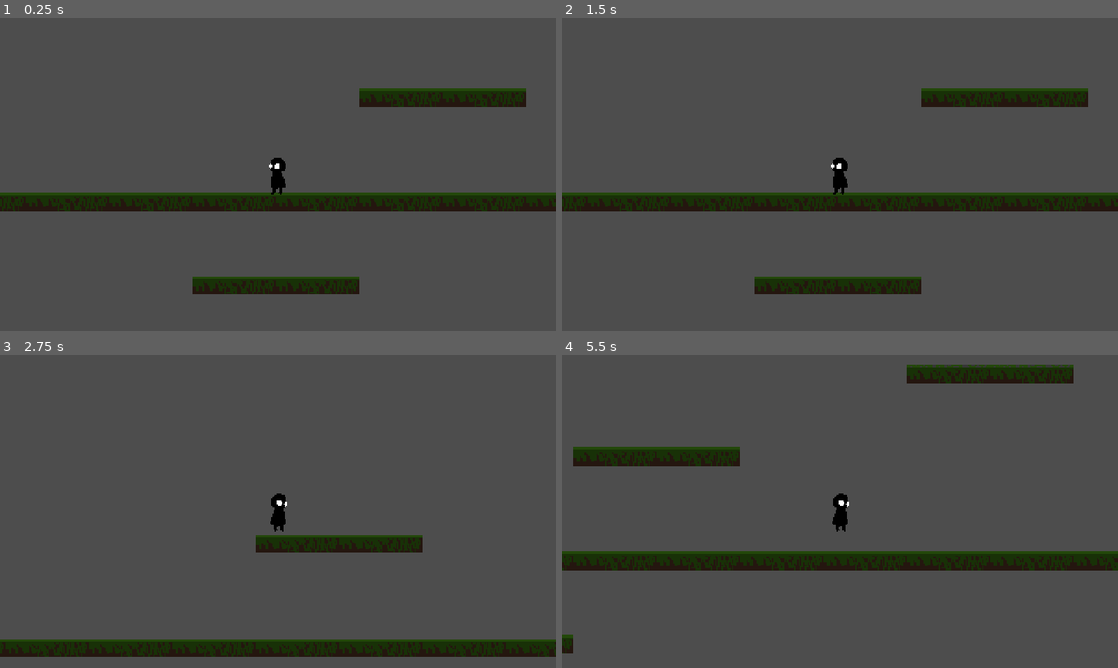
Above: before the commit, frames 1-4 (two rows, left to right).
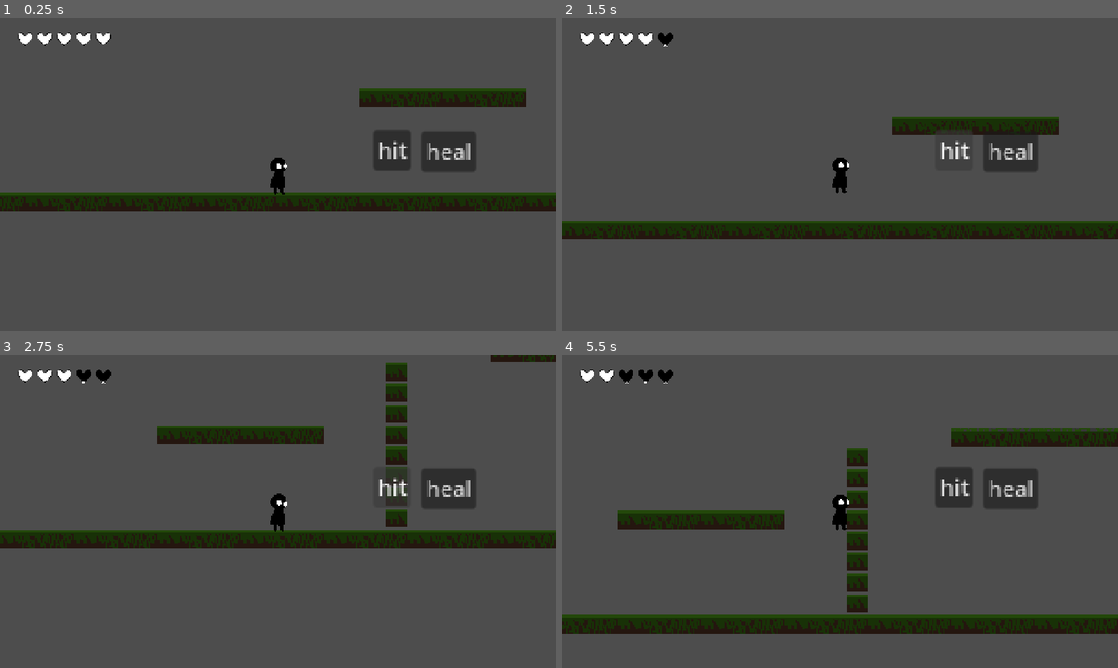
Above: after the commit, the same moments.

Repository: RayTK09/justAnotherMetroidvania
Game: Godot game, scene res://Scenes/start.tscn
Two runs of this game, one before a commit and one after it. Both use one fixed random seed, a clock stepped at 60 frames per second and the inputs below. The engine's default icon, where the game draws it, is replaced by a stand-in: a white triangle on a blue panel in a dark square.
Inputs (mouse positions are in pixels of both pictures, inside the frame that each line leads up to):
- Up to frame 1 (0.25 s): no input
- Up to frame 2 (1.5 s): click (1012, 152) at 0.5 s, where only the run after the commit has a clickable "heal"; click (956, 149) at 1.25 s, where only the run after the commit has a clickable "hit"
- Up to frame 3 (2.75 s): tap Enter at 2 s; move the mouse to (400, 495) at 2.02 s; hold D (Right) from 2.03 s (still down); tap Z (Swing) at 2.1 s; click (400, 495) at 2.17 s; tap Space (Jump) at 2.27 s
- Up to frame 4 (5.5 s): move the mouse to (728, 527) at 2.77 s; tap Alt at 2.85, 5.1 s; tap Space (Jump) at 3.02, 4.52, 5.27 s; move the mouse to (895, 442) at 3.52 s; release D (Right) at 3.53 s; hold A (Left) 3.53-4.28 s; tap Shift at 3.6 s; move the mouse to (812, 574) at 4.27 s; hold D (Right) from 4.28 s (still down); tap Z (Swing) at 4.35 s; click (812, 574) at 4.42 s; move the mouse to (1006, 558) at 5.02 s

The runs differ from the first frame. In frame 1, 4.0% of the frame differs, in the area x 3-86%, y 4-89%; in frame 2, 19%; in frame 3, 16%; in frame 4, 23%, in the area x 0-100%, y 3-96%.

Commit message:
Health system and wall jumps
added a health system and wall jumps. Things are looking alright so far, but there is still enemy combat to work on and levels.

Diff:
--- /dev/null
+++ b/Scenes/health.gd
@@ -0,0 +1,28 @@
+extends Node2D
+
+@onready var health = $"..".health
+@onready var hearts = [$heart1, $heart2, $heart3, $heart4, $heart5]
+var heartAlive = "res://Sprites/playerSprites/heart.png"
+var heartDead = "res://Sprites/playerSprites/heartBroken.png"
+var loadAlive = load("res://Sprites/playerSprites/heart.png")
+var loadDead = load("res://Sprites/playerSprites/heartBroken.png")
+
+
+func _on_player_hit() -> void:
+	hearts[health].texture = loadDead
+	health -= 1
+	if health < 0:
+		health = 0
+	#print(health)
+
+func _on_player_heal(amount: int) -> void:
+	hearts[health].texture = loadAlive
+	for i in range(health, health + amount + 1):
+		if i >= 5:
+			i = 4
+		#print(i)
+		hearts[i].texture = loadAlive
+	health += amount
+	if health >= 5:
+		health = 4
+	#print(health)
--- a/Scenes/player.tscn
+++ b/Scenes/player.tscn
@@ -6,6 +6,8 @@
 [ext_resource type="Texture2D" uid="uid://baievx2ps7clc" path="res://Sprites/playerSprites/playerDown.png" id="3_x3wgy"]
 [ext_resource type="Texture2D" uid="uid://b8h68s1dxflcv" path="res://Sprites/playerSprites/playerWalk-Sheet.png" id="4_fkybt"]
 [ext_resource type="Texture2D" uid="uid://dvd51mufittly" path="res://Sprites/playerSprites/playerUp.png" id="4_x3wgy"]
+[ext_resource type="Texture2D" uid="uid://bfma0rjrjamv7" path="res://Sprites/playerSprites/heart.png" id="7_3smsa"]
+[ext_resource type="Script" uid="uid://d310h2ehu6f4x" path="res://Scenes/health.gd" id="7_8erm5"]
 
 [sub_resource type="RectangleShape2D" id="RectangleShape2D_fkybt"]
 size = Vector2(10, 24)
@@ -78,7 +80,7 @@
 "times": PackedFloat32Array(0),
 "transitions": PackedFloat32Array(1),
 "update": 0,
-"values": [Vector2(20, 0)]
+"values": [Vector2(-20, 0)]
 }
 tracks/1/type = "value"
 tracks/1/imported = false
@@ -90,7 +92,7 @@
 "times": PackedFloat32Array(0),
 "transitions": PackedFloat32Array(1),
 "update": 1,
-"values": [false]
+"values": [true]
 }
 
 [sub_resource type="Animation" id="Animation_fkybt"]
@@ -106,7 +108,7 @@
 "times": PackedFloat32Array(0),
 "transitions": PackedFloat32Array(1),
 "update": 0,
-"values": [Vector2(-20, 0)]
+"values": [Vector2(20, 0)]
 }
 tracks/1/type = "value"
 tracks/1/imported = false
@@ -118,7 +120,7 @@
 "times": PackedFloat32Array(0),
 "transitions": PackedFloat32Array(1),
 "update": 1,
-"values": [true]
+"values": [false]
 }
 
 [sub_resource type="AnimationLibrary" id="AnimationLibrary_vgqql"]
@@ -185,9 +187,10 @@
 }]
 
 [node name="Player" type="CharacterBody2D" unique_id=542916292]
-scale = Vector2(-1, 1)
+collision_layer = 9
 collision_mask = 5
 script = ExtResource("1_onrkg")
+health = 4
 speed = 10
 
 [node name="CollisionShape2D" type="CollisionShape2D" parent="." unique_id=1587323951]
@@ -217,12 +220,65 @@
 position = Vector2(-0.063039996, 0.18911758)
 scale = Vector2(0.23197077, 0.23295496)
 sprite_frames = SubResource("SpriteFrames_2qw5g")
-animation = &"I\'m falling!"
+frame_progress = 0.7199078
 
 [node name="coyoteTime" type="Timer" parent="." unique_id=1767994749]
 wait_time = 0.1
 one_shot = true
 
+[node name="health" type="Node2D" parent="." unique_id=971958386]
+position = Vector2(-194, -104)
+script = ExtResource("7_8erm5")
+
+[node name="heart1" type="Sprite2D" parent="health" unique_id=2005968072]
+scale = Vector2(0.4, 0.4)
+texture = ExtResource("7_3smsa")
+
+[node name="heart2" type="Sprite2D" parent="health" unique_id=1323535453]
+position = Vector2(15, 0)
+scale = Vector2(0.4, 0.4)
+texture = ExtResource("7_3smsa")
+
+[node name="heart3" type="Sprite2D" parent="health" unique_id=29346827]
+position = Vector2(30, 0)
+scale = Vector2(0.4, 0.4)
+texture = ExtResource("7_3smsa")
+
+[node name="heart4" type="Sprite2D" parent="health" unique_id=245310284]
+position = Vector2(45, 0)
+scale = Vector2(0.4, 0.4)
+texture = ExtResource("7_3smsa")
+
+[node name="heart5" type="Sprite2D" parent="health" unique_id=596274019]
+position = Vector2(60, 0)
+scale = Vector2(0.4, 0.4)
+texture = ExtResource("7_3smsa")
+
+[node name="Button" type="Button" parent="." unique_id=965212599]
+offset_left = 110.0
+offset_top = -33.0
+offset_right = 118.0
+offset_bottom = -25.0
+text = "heal"
+
+[node name="Button2" type="Button" parent="." unique_id=1388335411]
+offset_left = 73.0
+offset_top = -34.0
+offset_right = 81.0
+offset_bottom = -26.0
+text = "hit"
+
+[node name="disableMovement" type="Timer" parent="." unique_id=427838985]
+wait_time = 0.5
+
+[node name="invinciblityFrames" type="Timer" parent="." unique_id=1746173709]
+
+[connection signal="heal" from="." to="health" method="_on_player_heal"]
+[connection signal="hit" from="." to="health" method="_on_player_hit"]
 [connection signal="area_entered" from="swingBox" to="." method="_on_swing_box_area_entered"]
 [connection signal="area_exited" from="swingBox" to="." method="_on_swing_box_area_exited"]
 [connection signal="timeout" from="coyoteTime" to="." method="_on_coyote_time_timeout"]
+[connection signal="pressed" from="Button" to="." method="_on_button_pressed"]
+[connection signal="pressed" from="Button2" to="." method="_on_button_2_pressed"]
+[connection signal="timeout" from="disableMovement" to="." method="_on_disable_movement_timeout"]
+[connection signal="timeout" from="invinciblityFrames" to="." method="_on_invinciblity_frames_timeout"]
--- a/Scenes/start.tscn
+++ b/Scenes/start.tscn
@@ -40,7 +40,7 @@
 [node name="Node2D" type="Node2D" unique_id=2036661650]
 
 [node name="TileMapLayer" type="TileMapLayer" parent="." unique_id=1633958235]
-tile_map_data = PackedByteArray("AAAAAAAAAAAAAAMAAAABAAAAAAA …(1024 unchanged characters)… BAAMAAAAaAPf/AQACAAMAAAAbAPf/AQADAAMAAAAAAAQAAAAAAAMAAAABAAQAAAABAAMAAAACAAQAAAACAAMAAAADAAQAAAADAAMAAAD8/wQAAAAAAAMAAAD9/wQAAAABAAMAAAD+/wQAAAACAAMAAAD//wQAAAADAAMAAAA=")
+tile_map_data = PackedByteArray("AAAAAAAAAAAAAAMAAAABAAAAAAA …(1024 unchanged characters)… BAAMAAAAaAPf/AQACAAMAAAAbAPf/AQADAAMAAAAPAP//AAAAAAMAAAAPAP7/AAAAAAMAAAAPAP3/AAAAAAMAAAAPAPz/AAAAAAMAAAAPAPv/AAAAAAMAAAAPAPr/AAAAAAMAAAAPAPn/AAAAAAMAAAAPAPj/AAAAAAMAAAA=")
 tile_set = SubResource("TileSet_2qw5g")
 
 [node name="Player" parent="." unique_id=542916292 instance=ExtResource("3_rk01k")]
--- a/project.godot
+++ b/project.godot
@@ -73,6 +73,13 @@
 ]
 }
 
+[layer_names]
+
+2d_physics/layer_1="ground and wall collision"
+2d_physics/layer_2="sword swing"
+2d_physics/layer_3="enemy hit"
+2d_physics/layer_4="player hit"
+
 [physics]
 
 3d/physics_engine="Jolt Physics"
--- a/scripts/playerScripts/player.gd
+++ b/scripts/playerScripts/player.gd
@@ -1,6 +1,9 @@
 extends CharacterBody2D
 
 signal hit
+signal heal(amount : int)
+signal swing
+
 
 @export var health : int = 5
 @export var speed : int
@@ -12,6 +15,7 @@
 
 var enemyCollision = false
 var jumped = false
+var disableMovement = false
 
 func _ready() -> void:
 	pass
@@ -22,9 +26,8 @@
 		aniPlayer.play("swingSword")
 
 	if aniPlayer.current_animation == "swingSword" and enemyCollision:
-		hit.emit()
-	#I don't understand why it was doing things the way it did
-	#but in any case, this is for switching the side you are swinging on
+		swing.emit()
+	#this is for switching the side you are swinging on
 	if Input.is_action_just_pressed("Left"):
 		aniPlayer.play("switchLeft")
 	elif Input.is_action_just_pressed("Right"):
@@ -34,7 +37,7 @@
 func _physics_process(delta: float) -> void:
 
 	# Add the gravity.
-	if not is_on_floor():
+	if !is_on_floor():
 		velocity += get_gravity() * delta
 
 	#coyote time
@@ -43,6 +46,18 @@
 
 	if is_on_floor():
 		jumped = false
+
+	#wallClimbing
+	#its a mess
+	if is_on_wall():
+		jumped = false
+	if is_on_wall() and jumped:
+		velocity.y = jumpVel / 2
+		if spriteAni.flip_h:
+			velocity.x = -20
+		else:
+			velocity.x = 20
+	#print(velocity)
 
 	# Handle jump.
 	if Input.is_action_just_pressed("Jump") and !jumped:
@@ -57,16 +72,18 @@
 
 	#Not sure why I tried reinventing the wheel
 	var direction := Input.get_axis("Left", "Right")
-	if direction:
+	if direction and !disableMovement:
 		velocity.x = direction * speed
 		if is_on_floor():
 			spriteAni.play("walk")
-	else:
+	elif !disableMovement:
 		velocity.x = 0
 		if is_on_floor():
 			spriteAni.play("default")
+
 	move_and_slide()
-
+	#print(velocity)
+	#print($invinciblityFrames.time_left)
 
 
 func _on_swing_box_area_entered(area: Area2D) -> void:
@@ -77,3 +94,25 @@
 
 func _on_coyote_time_timeout() -> void:
 	jumped = true
+
+func _on_button_2_pressed() -> void:
+	if $invinciblityFrames.is_stopped():
+		hit.emit()
+		$invinciblityFrames.start()
+		if !disableMovement:
+			$disableMovement.start()
+			disableMovement = true
+		velocity.y = -200
+		if !spriteAni.flip_h:
+			velocity.x = 120
+		if spriteAni.flip_h:
+			velocity.x = -120
+
+func _on_button_pressed() -> void:
+	heal.emit(3)
+
+func _on_disable_movement_timeout() -> void:
+	disableMovement = false
+
+func _on_invinciblity_frames_timeout() -> void:
+	$invinciblityFrames.stop()
--- a/scripts/test.gd
+++ /dev/null
@@ -1,22 +0,0 @@
-extends Node2D
-
-var enemy = load("res://Scenes/evil_ass_creature.tscn")
-var enemyLoad
-var enemyLoadTwo
-
-# Called when the node enters the scene tree for the first time.
-func _ready() -> void:
-	enemyLoad = enemy.instantiate()
-	enemyLoadTwo = enemy.instantiate()
-	add_child(enemyLoad)
-	add_child(enemyLoadTwo)
-	enemyLoad.position.y = -25
-	enemyLoadTwo.position.y = -25
-	enemyLoadTwo.position.x = 30
-
-# Called every frame. 'delta' is the elapsed time since the previous frame.
-func _process(delta: float) -> void:
-	pass
-
-func _on_player_hit() -> void:
-	enemyLoad.health -= 5
Not shown, added: SFX/dragon-studio-glass-breaking-386153.mp3.import
Not shown, added: SFX/mollyroselee-walking-on-gravel-468536.mp3.import
Not shown, added: Scenes/health.gd.uid
Binary file removed: Sprites/playerSprites/heartBreaking.png
Not shown, removed: Sprites/playerSprites/heartBreaking.png.import
Not shown, removed: scripts/test.gd.uid
Not shown, added: SFX/dragon-studio-glass-breaking-386153.mp3
Not shown, added: SFX/mollyroselee-walking-on-gravel-468536.mp3
